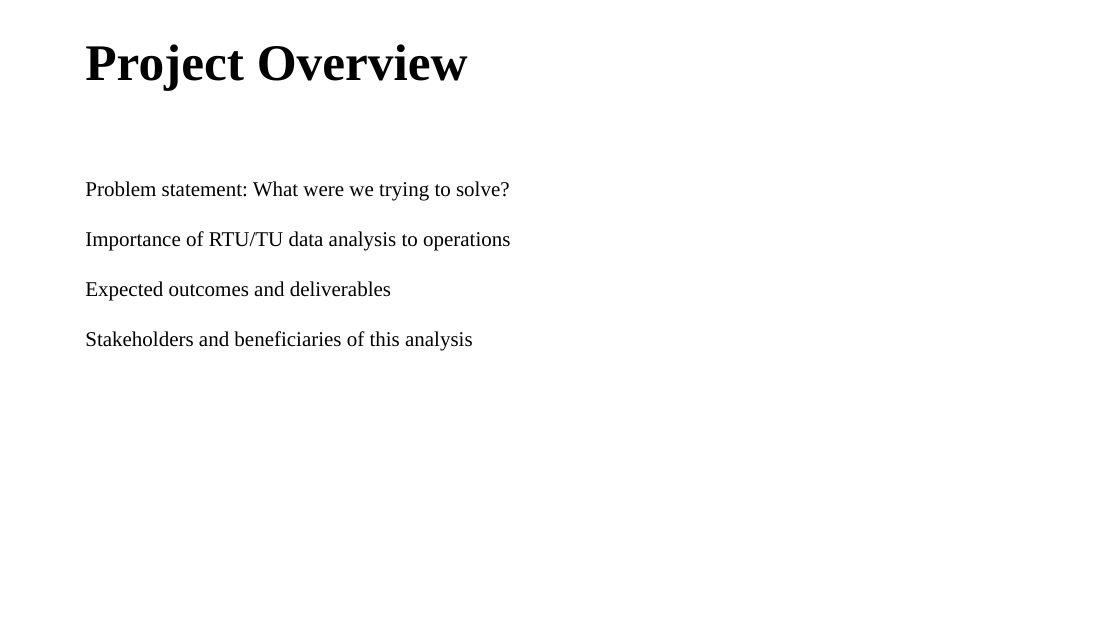
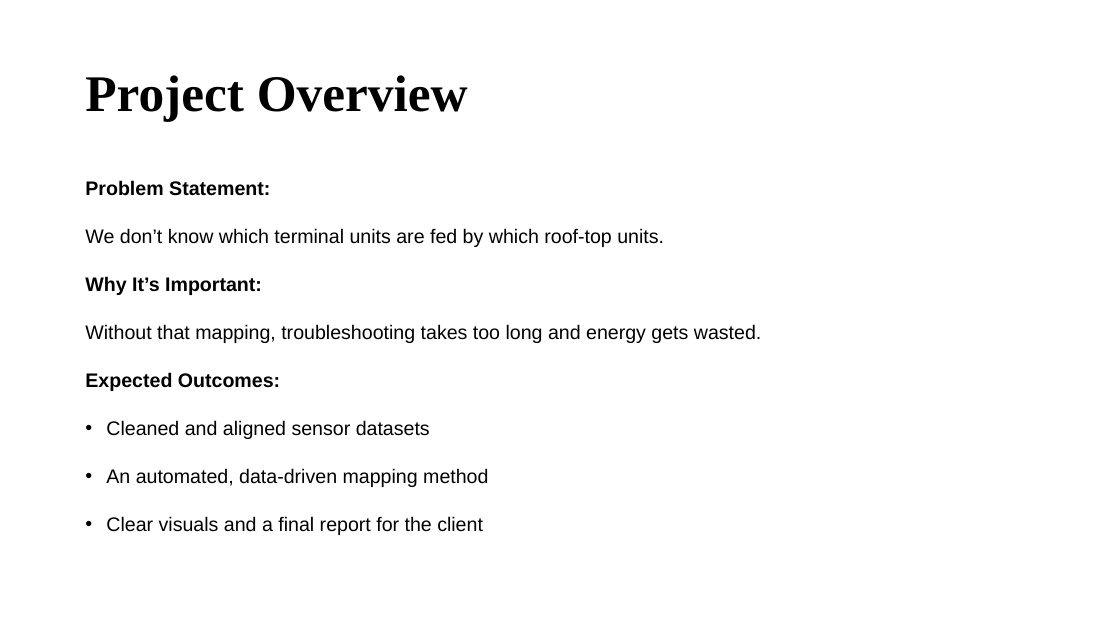
Before and after one commit to west-bri/HVACFinal, a slide deck: slide 3 of HVAC_Final_Presentation.pptx. Drawn at 1120x630 pixels with LibreOffice and Linux fonts; fonts in the diff are those of the drawing. Boxes give left, top, right and bottom in pixels: in the first picture for what was removed or moved away, otherwise in the second. Text is boxed around its words. In the diff, an @@ line names an element or a change of style, - is before the commit and + after.

```diff
--- a/HVAC_Final_Presentation.pptx
+++ b/HVAC_Final_Presentation.pptx
@@ title "Project Overview": place and size @@
-title "Project Overview" at <box>85,44,468,91</box>
+title "Project Overview" at <box>85,75,468,121</box>
@@ text at <box>85,180,761,535</box>: text changed; size 18 to 16.8 pt; font Times New Roman to Arial @@
-Problem statement: What were we trying to solve?
-Importance of RTU/TU data analysis to operations
-Expected outcomes and deliverables
-Stakeholders and beneficiaries of this analysis
+Problem Statement:
+We don’t know which terminal units are fed by which roof-top units.
+Why It’s Important:
+Without that mapping, troubleshooting takes too long and energy gets wasted.
+Expected Outcomes:
+• Cleaned and aligned sensor datasets
+• An automated, data-driven mapping method
+• Clear visuals and a final report for the client
```
Also in this commit, not shown: 2 other slides changed.
